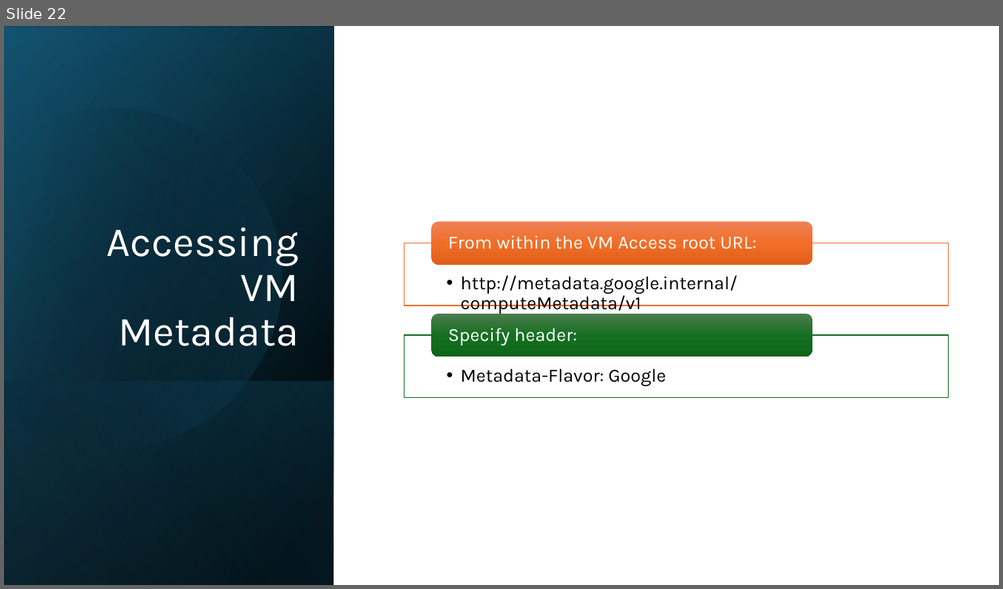
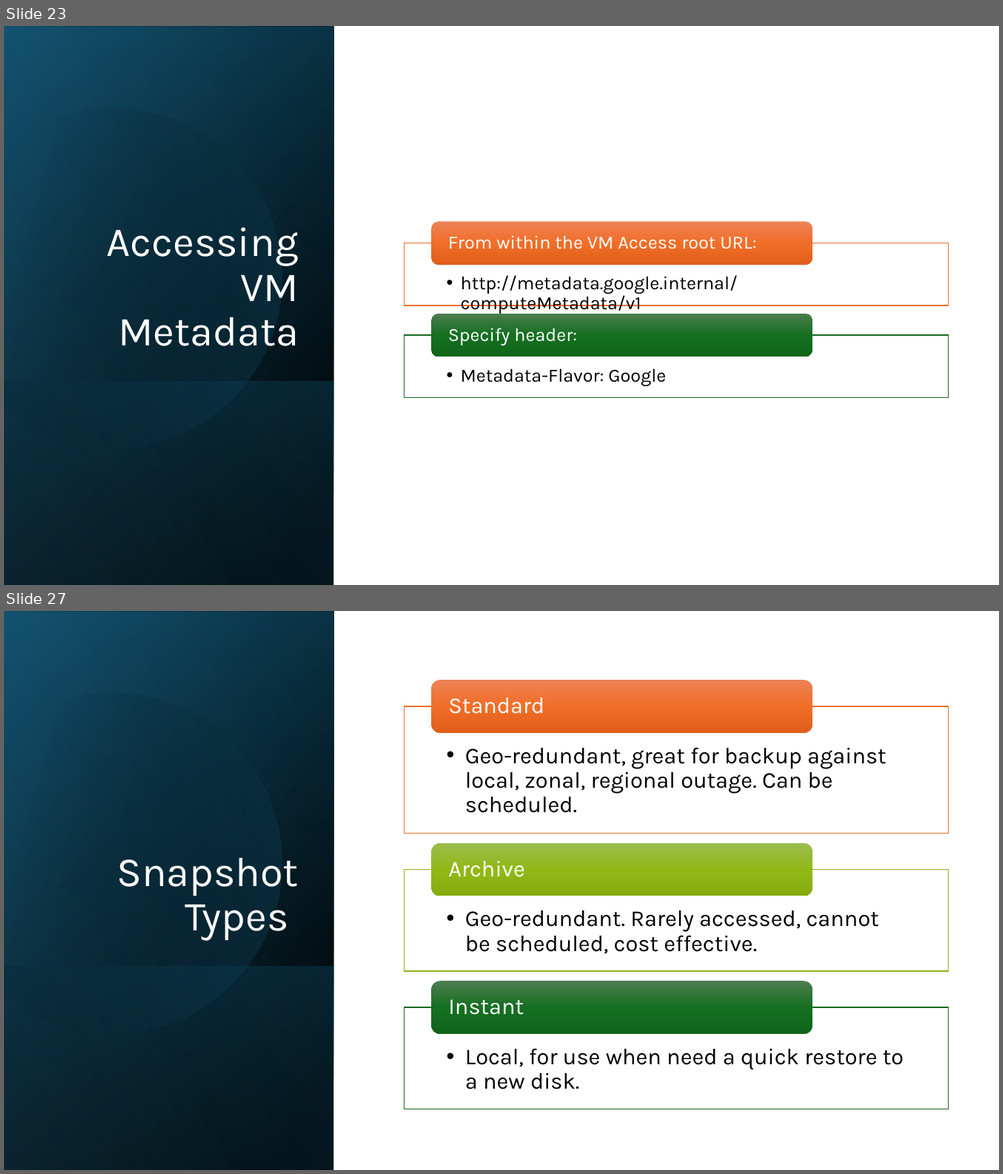
Before and after one commit to lkdrall/GCP-Professional, a slide deck: Module-2 Project, Compute.pptx. Shown one above the other, each under a label of ours: slide 22 before the commit, slides 23 and 27 after it; the slides between them are not shown. The pictures are 1003x589 and 1003x1174 pixels, drawn with LibreOffice and Linux fonts; fonts in the diff are those of the drawing. Boxes give left, top, right and bottom in pixels: in the first picture for what was removed or moved away, otherwise in the second. Text is boxed around its words. In the diff, an @@ line names an element or a change of style, - is before the commit and + after.

```diff
--- a/Module-2 Project, Compute.pptx
+++ b/Module-2 Project, Compute.pptx
@@ slide 27 added at [4,611,999,1170], background #FFFFFF @@
@@ rectangle added at [4,611,334,1170], fill gradient #000000 to #104862 @@
@@ rectangle added at [4,612,334,1170], fill gradient #000000 to #156082 @@
@@ rectangle added at [4,611,334,1170], fill gradient #000000 to #46B1E1 @@
@@ freeform shape added at [4,652,323,1068], fill gradient #000000 to #156082 @@
@@ title added at [116,857,299,941], 40 pt, text #FFFFFF @@
+Snapshot Types
@@ rectangle added at [4,966,334,1170], fill gradient #156082 to #000000 @@
@@ group added at [404,680,948,1110]: 6 texts, 3 rectangles, 3 rounded rectangles @@
+  • Geo-redundant, great for backup against local, zonal, regional outage. Can be scheduled.
+Standard
+  • Geo-redundant. Rarely accessed, cannot be scheduled, cost effective.
+Archive
+  • Local, for use when need a quick restore to a new disk.
+Instant
@@ what was slide 22 is now slide 23 @@
```
Also in this commit, not shown: 4 other slides added, 1 other file.
